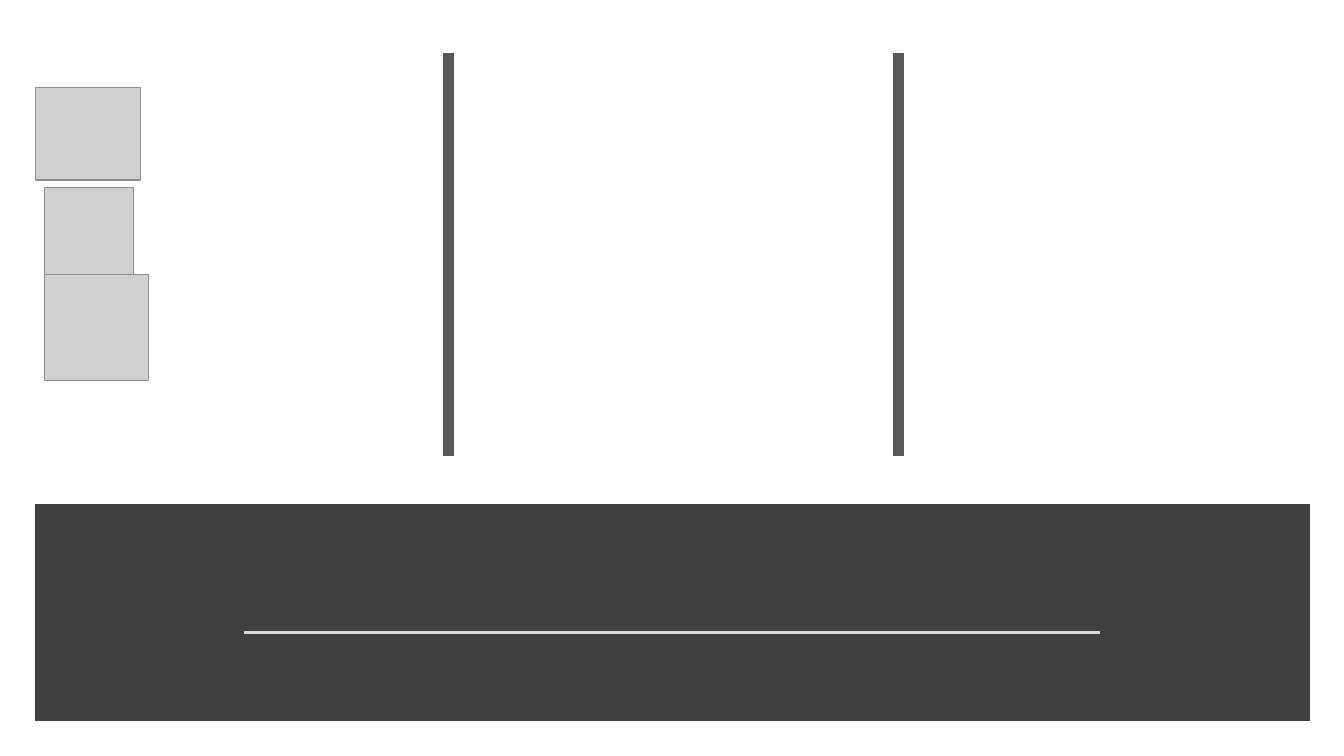
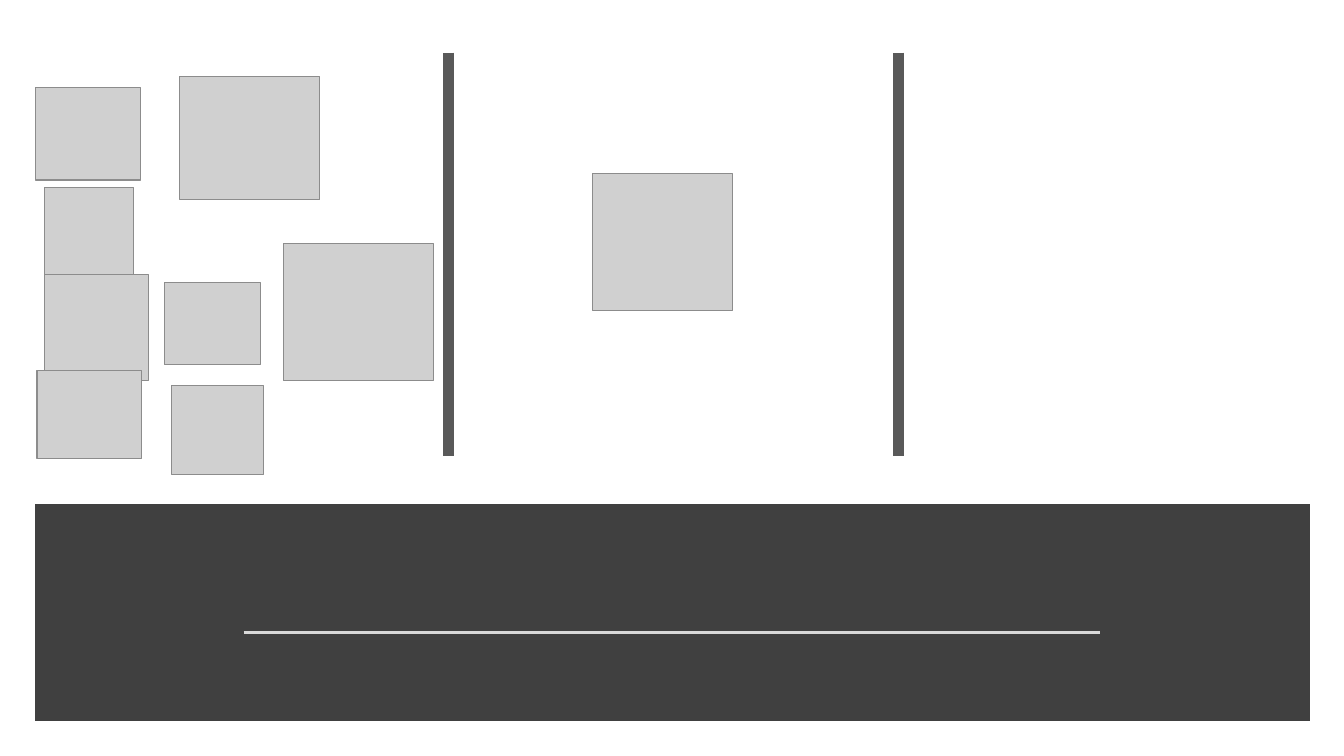
Before and after one commit to benjamin214/One-Long-Night, a slide deck: slide 25 of Sprite/assets.pptx. Drawn at 1344x756 pixels with LibreOffice and Linux fonts; fonts in the diff are those of the drawing; grey boxes stand for pictures. Boxes give left, top, right and bottom in pixels: in the first picture for what was removed or moved away, otherwise in the second. Text is boxed around its words. In the diff, an @@ line names an element or a change of style, - is before the commit and + after.

```diff
--- a/Sprite/assets.pptx
+++ b/Sprite/assets.pptx
@@ picture added at [180,77,320,200] @@
@@ picture added at [592,174,732,311] @@
@@ picture added at [283,243,434,381] @@
@@ picture added at [165,283,261,365] @@
@@ picture added at [37,370,142,459] @@
@@ picture added at [172,386,264,474] @@
```
Also in this commit, not shown: 1 other file.
